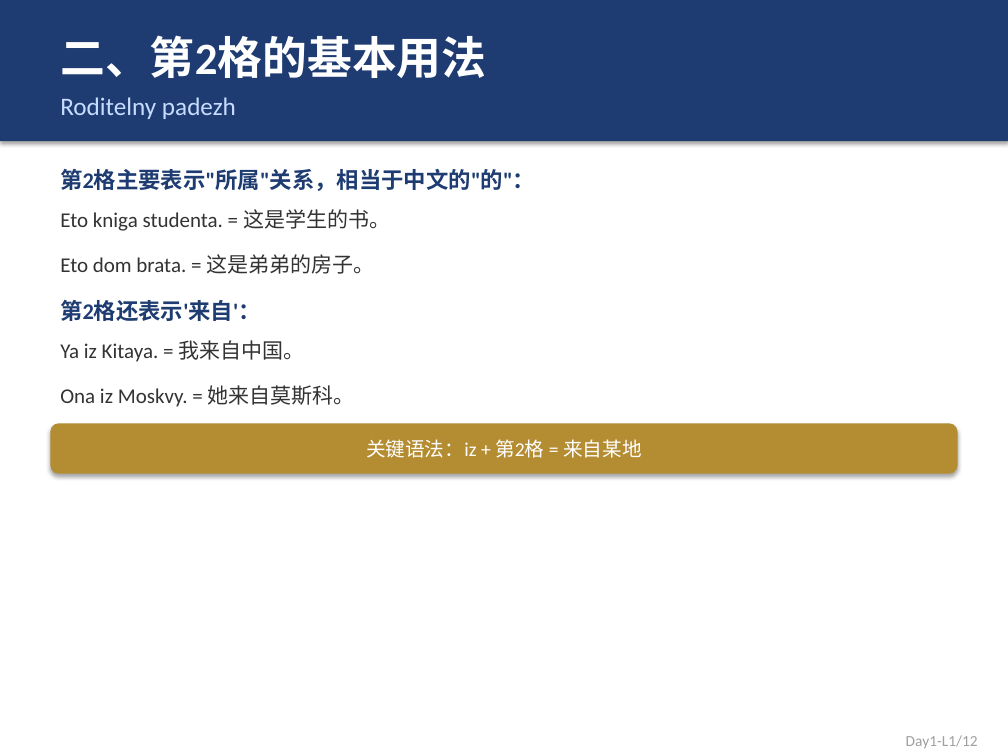
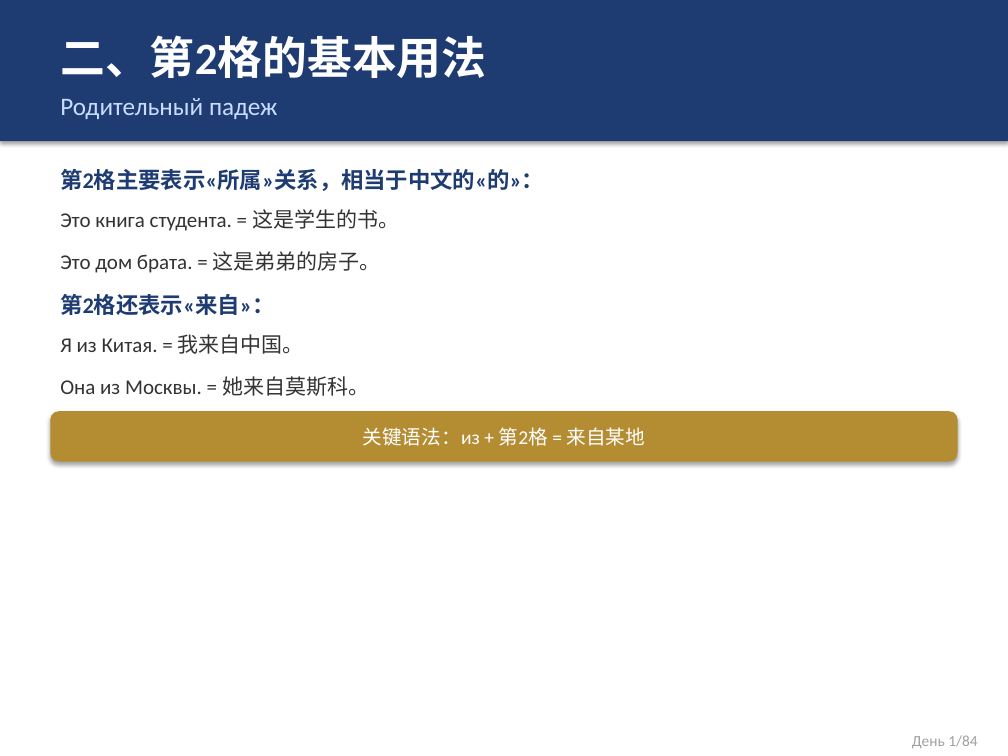
Before and after one commit to leon-lee-sys/openclaw-backup, a slide deck: slide 3 of courses/俄语课件/俄语_Day1_L1.pptx. Drawn at 1008x756 pixels with LibreOffice and Linux fonts; fonts in the diff are those of the drawing. Boxes give left, top, right and bottom in pixels: in the first picture for what was removed or moved away, otherwise in the second. Text is boxed around its words. In the diff, an @@ line names an element or a change of style, - is before the commit and + after.

```diff
--- a/courses/俄语课件/俄语_Day1_L1.pptx
+++ b/courses/俄语课件/俄语_Day1_L1.pptx
@@ text at <box>60,98,277,119</box>: text changed @@
-Roditelny padezh
+Родительный падеж
@@ text at <box>60,169,544,191</box>: text changed @@
-第2格主要表示"所属"关系，相当于中文的"的"：
+第2格主要表示«所属»关系，相当于中文的«的»：
@@ text at <box>60,209,399,231</box>: text changed @@
-Eto kniga studenta. = 这是学生的书。
+Это книга студента. = 这是学生的书。
@@ text at <box>60,251,381,273</box>: text changed @@
-Eto dom brata. = 这是弟弟的房子。
+Это дом брата. = 这是弟弟的房子。
@@ text at <box>60,294,274,315</box>: text changed @@
-第2格还表示'来自'：
+第2格还表示«来自»：
@@ text at <box>60,334,304,354</box>: text changed @@
-Ya iz Kitaya. = 我来自中国。
+Я из Китая. = 我来自中国。
@@ text at <box>60,376,369,396</box>: text changed @@
-Ona iz Moskvy. = 她来自莫斯科。
+Она из Москвы. = 她来自莫斯科。
@@ rounded rectangle "关键语法：из + 第2格 = 来自某地": place and size @@
-rounded rectangle "关键语法：из + 第2格 = 来自某地" at <box>50,423,958,474</box>
+rounded rectangle "关键语法：из + 第2格 = 来自某地" at <box>50,411,958,462</box>
@@ text in rounded rectangle at <box>363,427,645,446</box>: text changed @@
-关键语法：iz + 第2格 = 来自某地
+关键语法：из + 第2格 = 来自某地
@@ text at <box>912,735,977,748</box>: text changed @@
-Day1-L1/12
+День 1/84
```
Also in this commit, not shown: 9 other slides changed, 2 slides removed, 10 other files.
